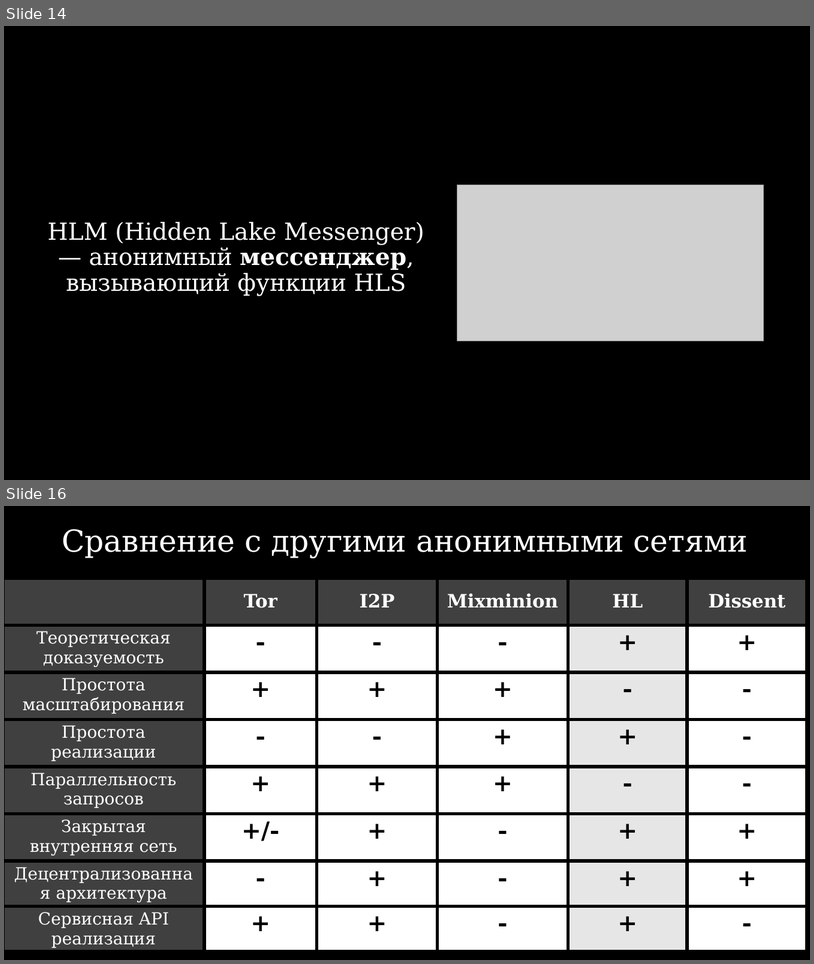
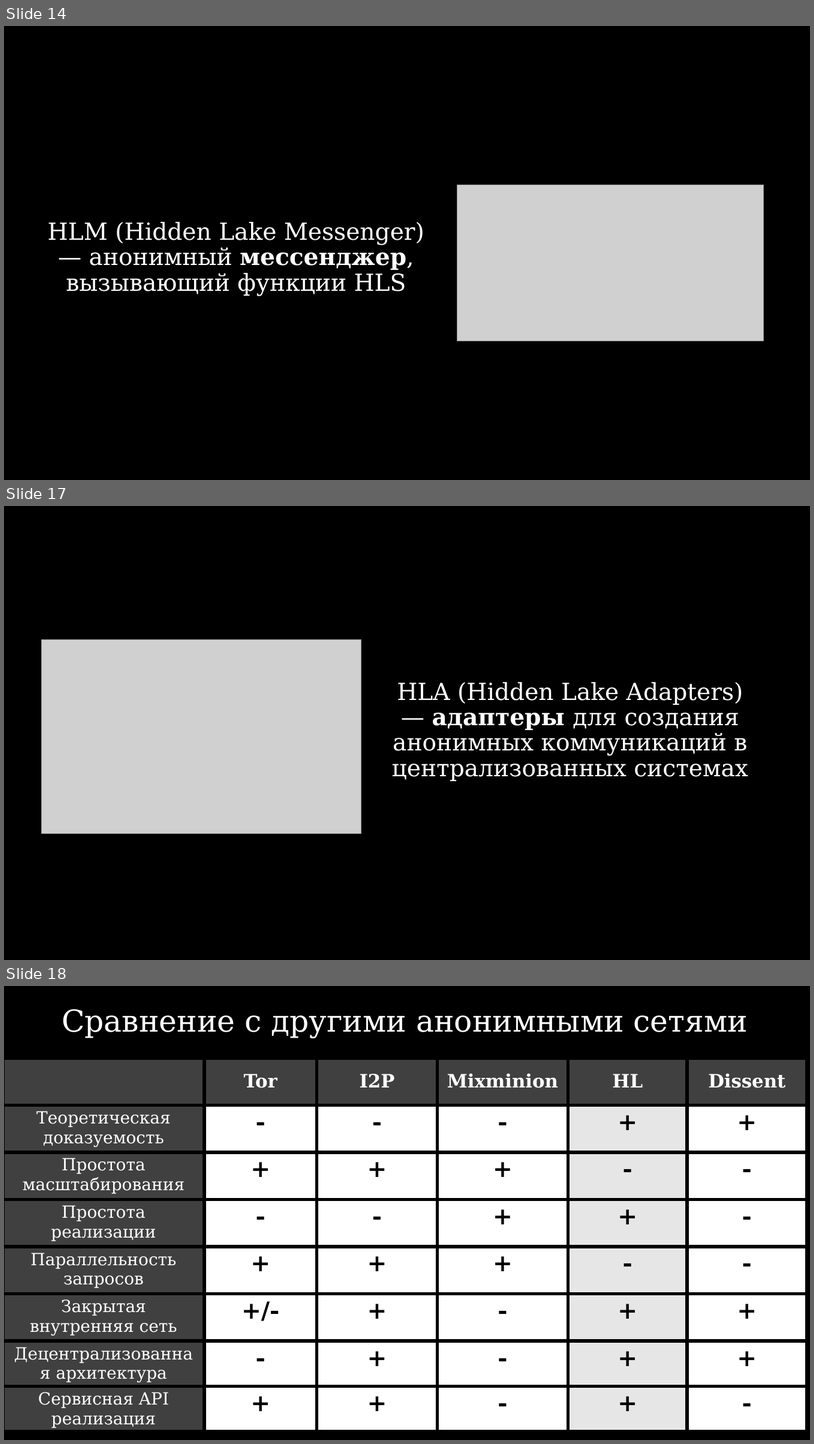
Before and after one commit to number571/go-peer, a slide deck: docs/hidden_lake_anonymous_network.pptx. Shown one above the other, each under a label of ours: slides 14 and 16 before the commit, slides 14, 17 and 18 after it; the slides between them are not shown. The pictures are 814x964 and 814x1444 pixels, drawn with LibreOffice and Linux fonts; fonts in the diff are those of the drawing; grey boxes stand for pictures. Boxes give left, top, right and bottom in pixels: in the first picture for what was removed or moved away, otherwise in the second. Text is boxed around its words. In the diff, an @@ line names an element or a change of style, - is before the commit and + after.

```diff
--- a/docs/hidden_lake_anonymous_network.pptx
+++ b/docs/hidden_lake_anonymous_network.pptx
@@ slide 17 added at <box>4,506,810,960</box>, background #000000 @@
@@ picture added at <box>42,640,362,833</box> @@
@@ text added at <box>392,682,749,781</box>, 28 pt, text #FFFFFF @@
+HLA (Hidden Lake Adapters) — адаптеры для создания анонимных коммуникаций в централизованных системах
@@ what was slide 16 is now slide 18 @@
```
Also in this commit, not shown: 2 slides changed, 1 other slide added, 2 other files.
